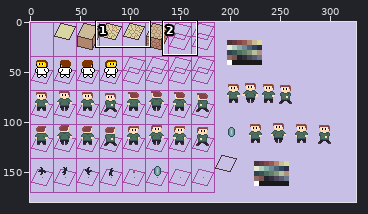
Sprite sheet -- images/tilesRaw.png. Above, an overview of the earlier version with the close-up marked.
Close-up. Old version:
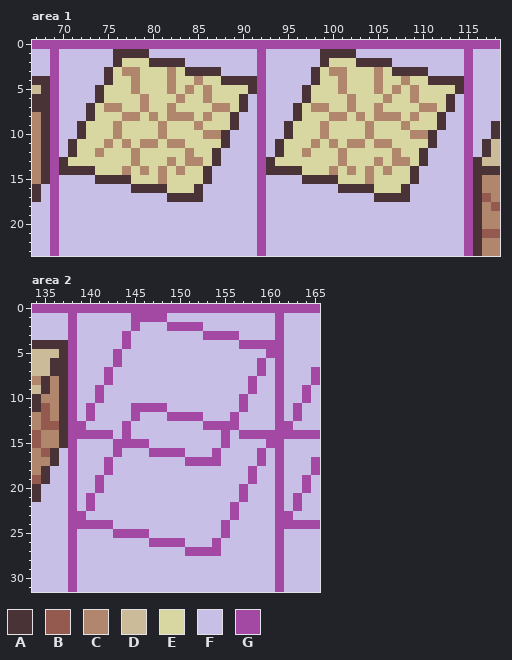
The file is 326x180 pixels. Shown: area 1: x 67..118, y 0..23; area 2: x 134..165, y 0..31.
Palette (. is transparent): A #4a3337  B #945a50  C #b0866c  D #ccbb98  E #d9d7a1  F #c8bfe7  G #a349a4
Pixels before, area 1, first column x 67:
 0 GGGGGGGGGGGGGGGGGGGGGGGGGGGGGGGGGGGGGGGGGGGGGGGGGGGG
 1 FFGFFFFFFAAAAFFFFFFFFFFFFGFFFFFFAAAAFFFFFFFFFFFFGFFF
 2 FFGFFFFFFAEEEAAAAFFFFFFFFGFFFFFFAEEEAAAAFFFFFFFFGFFF
 3 FFGFFFFFAECCEEECEAAAAFFFFGFFFFFAECCEEECEAAAAFFFFGFFF
 4 AAGFFFFFAEECEEECEECEEAAAAGFFFFFAEECEEECEECEEAAAAGFFF
 5 DAGFFFFAEEECEEECECECEEEEAGFFFFAEEECEEECECECEEEEAGFFF
 6 AAGFFFFAEEEECEEECEECEEEAFGFFFFAEEEECEEECEECEEEAFGFFF
 7 AAGFFFAECCEECEECEEEECCEAFGFFFAECCEECEECEEEECCEAFGFFF
 8 CAGFFFAEEECCECECCCECEEAFFGFFFAEEECCECECCCECEEAFFGFFF
 9 CAGFFAEEECEEEECEEECEEEAFFGFFAEEECEEEECEEECEEEAFFGFFA
10 CAGFFAEEECEEEECEEEECCAFFFGFFAEEECEEEECEEEECCAFFFGFFA
11 CAGFAEEECECECCECCEEEEAFFFGFAEEECECECCECCEEEEAFFFGFAD
12 CAGFAEECEEECEEEEECEEAFFFFGFAEECEEECEEEEECEEAFFFFGFAD
13 CAGAEEEEEEECEEECECCEAFFFFGAEEEEEEECEEECECCEAFFFFGADD
14 CAGAAAAEEECECECECEEAFFFFFGAAAAEEECECECECEEAFFFFFGAAA
15 CAGFFFFAAAAEEECEEEEAFFFFFGFFFFAAAAEEECEEEEAFFFFFGACC
16 AFGFFFFFFFFAAAAEEEAFFFFFFGFFFFFFFFAAAAEEEAFFFFFFGACC
17 AFGFFFFFFFFFFFFAAAAFFFFFFGFFFFFFFFFFFFAAAAFFFFFFGABC
18 FFGFFFFFFFFFFFFFFFFFFFFFFGFFFFFFFFFFFFFFFFFFFFFFGACB
19 FFGFFFFFFFFFFFFFFFFFFFFFFGFFFFFFFFFFFFFFFFFFFFFFGACC
20 FFGFFFFFFFFFFFFFFFFFFFFFFGFFFFFFFFFFFFFFFFFFFFFFGACC
21 FFGFFFFFFFFFFFFFFFFFFFFFFGFFFFFFFFFFFFFFFFFFFFFFGABB
22 FFGFFFFFFFFFFFFFFFFFFFFFFGFFFFFFFFFFFFFFFFFFFFFFGACC
23 FFGFFFFFFFFFFFFFFFFFFFFFFGFFFFFFFFFFFFFFFFFFFFFFGACC
Pixels before, area 2, first column x 134:
 0 GGGGGGGGGGGGGGGGGGGGGGGGGGGGGGGG
 1 FFFFGFFFFFFGGGGFFFFFFFFFFFFGFFFF
 2 FFFFGFFFFFFGFFFGGGGFFFFFFFFGFFFF
 3 FFFFGFFFFFGFFFFFFFFGGGGFFFFGFFFF
 4 AAAAGFFFFFGFFFFFFFFFFFFGGGGGFFFF
 5 DDDAGFFFFGFFFFFFFFFFFFFFFFGGFFFF
 6 DDAAGFFFFGFFFFFFFFFFFFFFFGFGFFFF
 7 DDAAGFFFGFFFFFFFFFFFFFFFFGFGFFFG
 8 CACAGFFFGFFFFFFFFFFFFFFFGFFGFFFG
 9 DACAGFFGFFFFFFFFFFFFFFFFGFFGFFGF
10 ACCAGFFGFFFFFFFFFFFFFFFGFFFGFFGF
11 ABCAGFGFFFFGGGGFFFFFFFFGFFFGFGFF
12 CBCAGFGFFFFGFFFGGGGFFFGFFFFGFGFF
13 CBBAGGFFFFGFFFFFFFFGGGGFFFFGGFFF
14 BCCAGGGGGFGFFFFFFFFFFGFGGGGGGGGG
15 BCCAGFFFFGGGGFFFFFFFFGFFFFGGFFFF
16 CBAFGFFFFGFFFGGGGFFFGFFFFGFGFFFF
17 CCAFGFFFGFFFFFFFFGGGGFFFFGFGFFFG
18 CAFFGFFFGFFFFFFFFFFFFFFFGFFGFFFG
19 BAFFGFFGFFFFFFFFFFFFFFFFGFFGFFGF
20 AFFFGFFGFFFFFFFFFFFFFFFGFFFGFFGF
21 AFFFGFGFFFFFFFFFFFFFFFFGFFFGFGFF
22 FFFFGFGFFFFFFFFFFFFFFFGFFFFGFGFF
23 FFFFGGFFFFFFFFFFFFFFFFGFFFFGGFFF
24 FFFFGGGGGFFFFFFFFFFFFGFFFFFGGGGG
25 FFFFGFFFFGGGGFFFFFFFFGFFFFFGFFFF
26 FFFFGFFFFFFFFGGGGFFFGFFFFFFGFFFF
27 FFFFGFFFFFFFFFFFFGGGGFFFFFFGFFFF
28 FFFFGFFFFFFFFFFFFFFFFFFFFFFGFFFF
29 FFFFGFFFFFFFFFFFFFFFFFFFFFFGFFFF
30 FFFFGFFFFFFFFFFFFFFFFFFFFFFGFFFF
31 FFFFGFFFFFFFFFFFFFFFFFFFFFFGFFFF
After the commit:
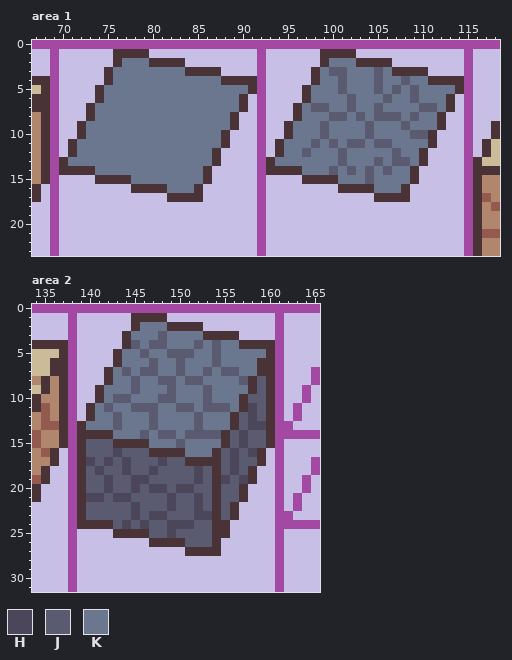
Colours new in this view: H #4b4659  J #5a5a70  K #6b778e
What changed:
Area 1:
y 2: x 77..79 EEE -> KKK; x 100..102 EEE -> KKK
y 3: x 76..83 ECCEEECE -> KKKKKKKK; x 99..106 ECCEEECE -> KJJKKKJK
y 4: x 76..87 EECEEECEECEE -> KKKKKKKKKKKK; x 99..110 EECEEECEECEE -> KKJKKKJKKJKK
y 5: x 75..90 EEECEEECECECEEEE -> KKKKKKKKKKKKKKKK; x 98..113 EEECEEECECECEEEE -> KKKJKKKJKJKJKKKK
y 6: x 75..89 EEEECEEECEECEEE -> KKKKKKKKKKKKKKK; x 98..112 EEEECEEECEECEEE -> KKKKJKKKJKKJKKK
y 7: x 74..89 ECCEECEECEEEECCE -> KKKKKKKKKKKKKKKK; x 97..112 ECCEECEECEEEECCE -> KJJKKJKKJKKKKJJK
y 8: x 74..88 EEECCECECCCECEE -> KKKKKKKKKKKKKKK; x 97..111 EEECCECECCCECEE -> KKKJJKJKJJJKJKK
y 9: x 73..88 EEECEEEECEEECEEE -> KKKKKKKKKKKKKKKK; x 96..111 EEECEEEECEEECEEE -> KKKJKKKKJKKKJKKK
y 10: x 73..87 EEECEEEECEEEECC -> KKKKKKKKKKKKKKK; x 96..110 EEECEEEECEEEECC -> KKKJKKKKJKKKKJJ
y 11: x 72..87 EEECECECCECCEEEE -> KKKKKKKKKKKKKKKK; x 95..110 EEECECECCECCEEEE -> KKKJKJKJJKJJKKKK
y 12: x 72..86 EECEEECEEEEECEE -> KKKKKKKKKKKKKKK; x 95..109 EECEEECEEEEECEE -> KKJKKKJKKKKKJKK
y 13: x 71..86 EEEEEEECEEECECCE -> KKKKKKKKKKKKKKKK; x 94..109 EEEEEEECEEECECCE -> KKKKKKKJKKKJKJJK
y 14: x 74..85 EEECECECECEE -> KKKKKKKKKKKK; x 97..108 EEECECECECEE -> KKKJKJKJKJKK
y 15: x 78..85 EEECEEEE -> KKKKKKKK; x 101..108 EEECEEEE -> KKKJKKKK
y 16: x 82..84 EEE -> KKK; x 105..107 EEE -> KKK
Area 2:
y 1: x 145..148 GGGG -> AAAA
y 2: x 145..152 GFFFGGGG -> AKKKAAAA
y 3: x 144..156 GFFFFFFFFGGGG -> AKKKJKKKKAAAA
y 4: x 144..160 GFFFFFFFFFFFFGGGG -> AJKJJKKKJKJKKAAAA
y 5: x 143..160 GFFFFFFFFFFFFFFFFG -> AKKJKKJJJKKJKKKKKA
y 6: x 143..160 GFFFFFFFFFFFFFFFGF -> AKKKJKKJKKKJKKKKAA
y 7: x 142..160 GFFFFFFFFFFFFFFFFGF -> AKJKJJKKJKKJKJJKKAA
y 8: x 142..160 GFFFFFFFFFFFFFFFGFF -> AKKJKKJJKJJKKKKJAJA
y 9: x 141..160 GFFFFFFFFFFFFFFFFGFF -> AKKKJKKKJKKKJKKKKAJA
y 10: x 141..160 GFFFFFFFFFFFFFFFGFFF -> AKJJKKKJJKKKJKKKAJJA
y 11: x 140..160 GFFFFGGGGFFFFFFFFGFFF -> AKJKKJJJKKJJKJJJKAHJA
y 12: x 140..160 GFFFFGFFFGGGGFFFGFFFF -> AKKJKKKJKKKKJKKKAJHJA
y 13: x 139..160 GFFFFGFFFFFFFFGGGGFFFF -> AKKKJKKKJKKKKJKKKAJHHA
y 14: x 139..160 GGGGFGFFFFFFFFFFGFGGGG -> AAAAKKKJKJJKJJJJAJHJJA
y 15: x 139..160 FFFFGGGGFFFFFFFFGFFFFG -> AJJJAAAAKKKJKKKKAJHJJA
y 16: x 139..159 FFFFGFFFGGGGFFFGFFFFG -> AJJJHJJJAAAAKKKAJHJHA
y 17: x 139..159 FFFGFFFFFFFFGGGGFFFFG -> AHJHJHJJJHJJAAAAJHJJA
y 18: x 139..158 FFFGFFFFFFFFFFFFFFFG -> AJHJJHJJHJJJJHJAJHJA
y 19: x 139..158 FFGFFFFFFFFFFFFFFFFG -> AJJHJJHHJJJJJHJAHJHA
y 20: x 139..157 FFGFFFFFFFFFFFFFFFG -> AJJHJJHJHHJHHJJAJJA
y 21: x 139..157 FGFFFFFFFFFFFFFFFFG -> AHHJHHJJJJHJJHJAJJA
y 22: x 139..156 FGFFFFFFFFFFFFFFFG -> AJJJJJHJJJHJJHJAJA
y 23: x 139..156 GFFFFFFFFFFFFFFFFG -> AJJJJJHJHHJJJHHAJA
y 24: x 139..155 GGGGFFFFFFFFFFFFG -> AAAAJHJHJJHHHJJAA
y 25: x 143..155 GGGGFFFFFFFFG -> AAAAJJHJJJJAA
y 26: x 147..154 GGGGFFFG -> AAAAJJJA
y 27: x 151..154 GGGG -> AAAA
